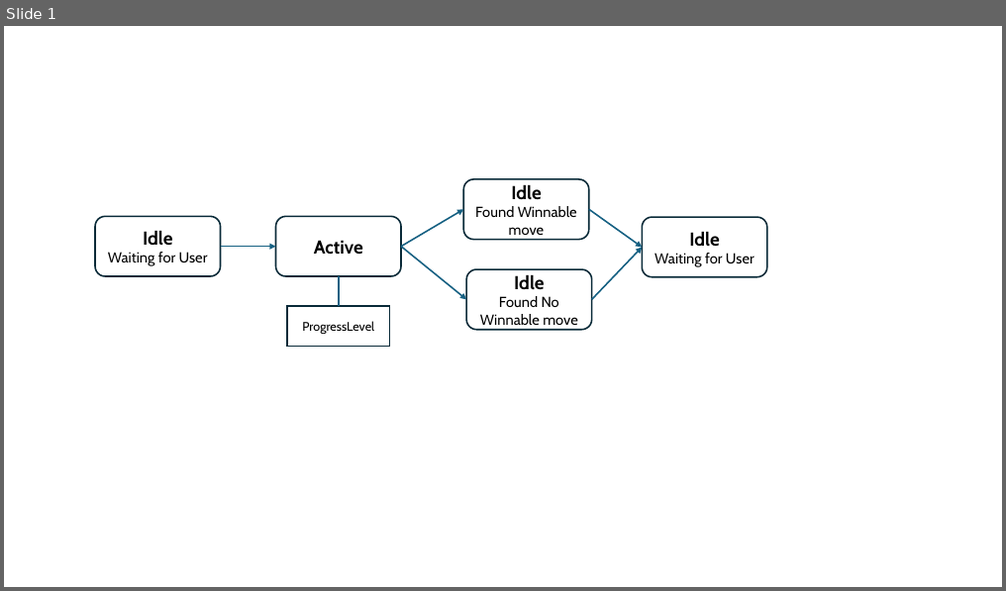
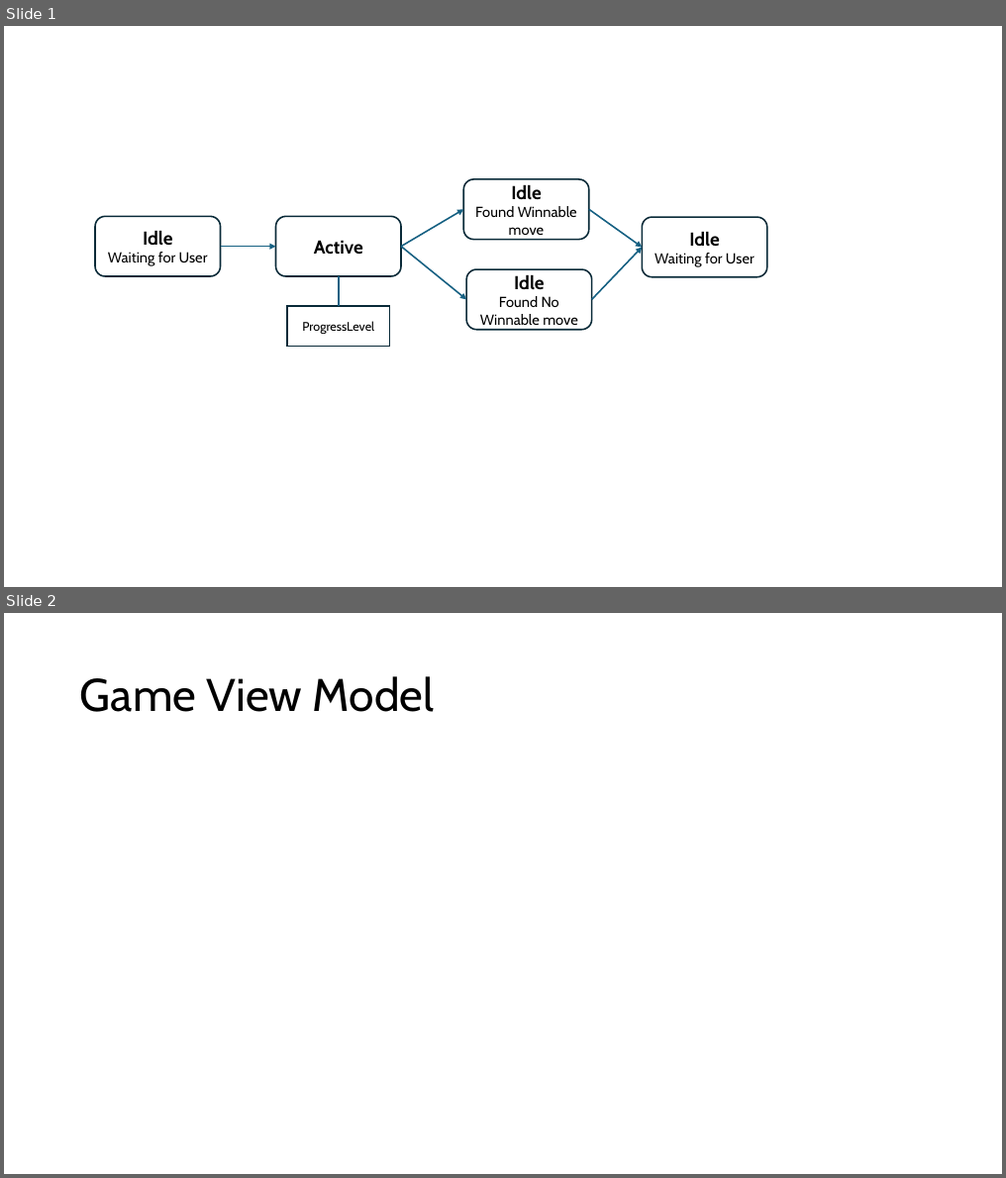
Before and after one commit to darblee/FlingAid-new, a slide deck: Flicker.pptx. Shown one above the other, each under a label of ours: slide 1 before the commit, slides 1 and 2 after it. The pictures are 1006x591 and 1006x1178 pixels, drawn with LibreOffice and Linux fonts; fonts in the diff are those of the drawing. Boxes give left, top, right and bottom in pixels: in the first picture for what was removed or moved away, otherwise in the second. Text is boxed around its words. In the diff, an @@ line names an element or a change of style, - is before the commit and + after.

```diff
--- a/Flicker.pptx
+++ b/Flicker.pptx
@@ slide 2 added at box(4, 613, 1002, 1174), background #FFFFFF @@
@@ title added at box(80, 676, 435, 712), 44 pt, text #000000 @@
+Game View Model
```
Also in this commit, not shown: 1 other slide added, 3 other files.
